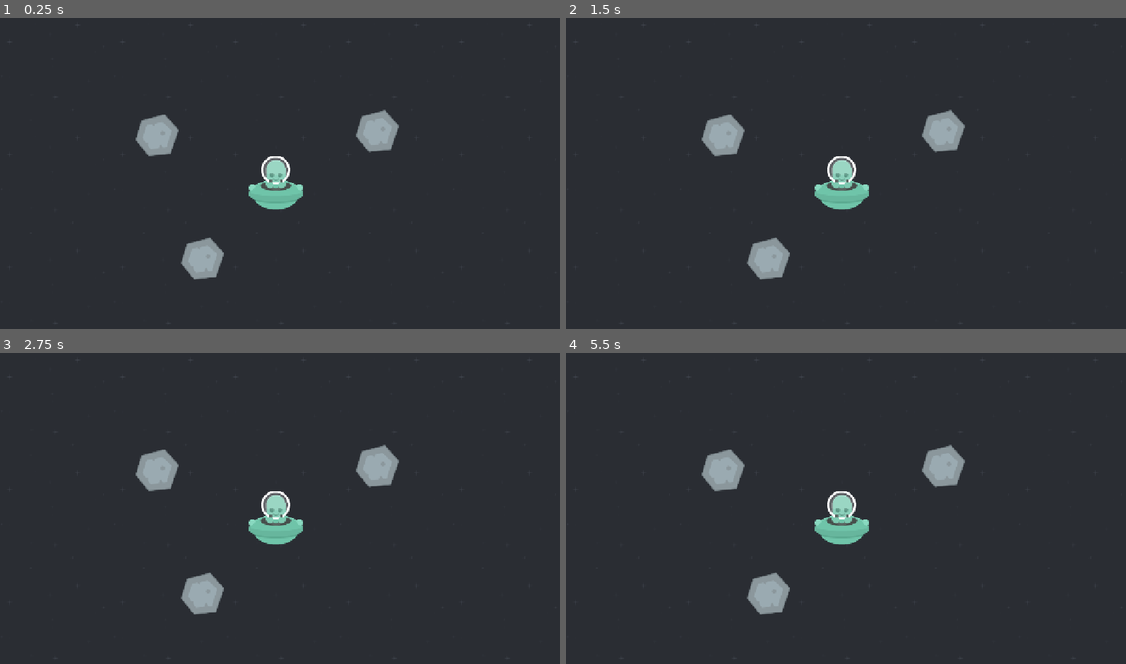
Above: before the commit, frames 1-4 (two rows, left to right).
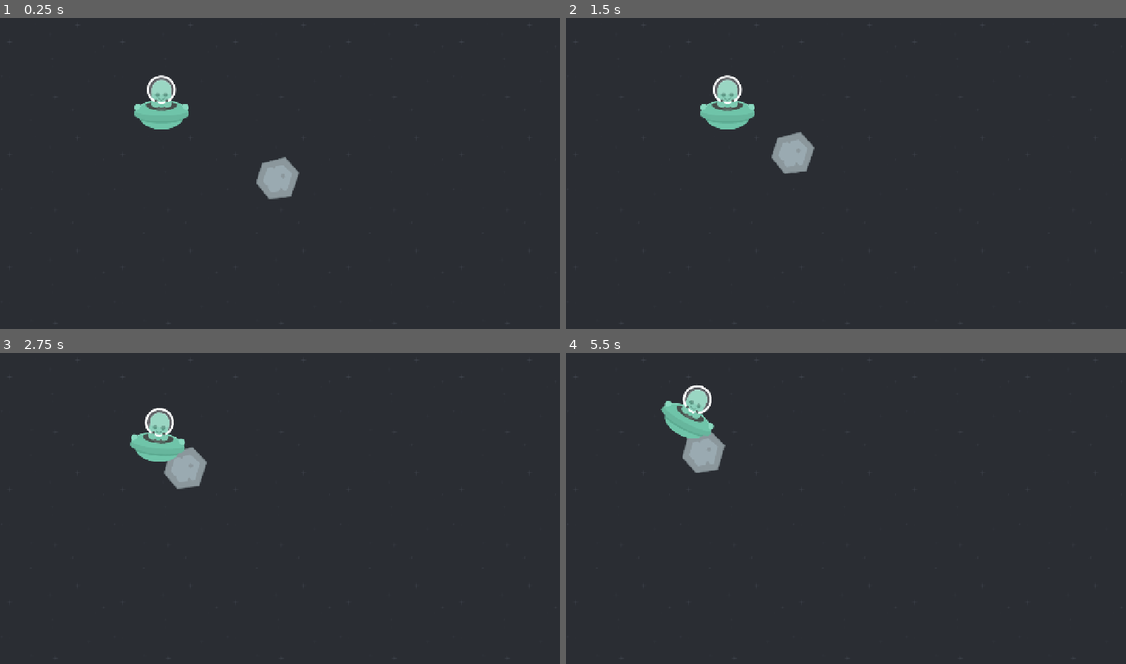
Above: after the commit, the same moments.

Repository: Tofu-Gang/asteroid-attack
Game: Godot game, scene res://scenes/game.tscn
Same seed, same stepped clock (60 frames per second), same inputs: the game is played once before the commit and once after it.
Inputs:
- Up to frame 1 (0.25 s): no input
- Up to frame 2 (1.5 s): no input
- Up to frame 3 (2.75 s): no input
- Up to frame 4 (5.5 s): no input

The runs differ from the first frame. In frame 1, 4.3% of the frame differs, in the area x 23-72%, y 18-85%; in frame 2, 5.0%; in frame 3, 4.7%; in frame 4, 4.8%.

Commit message:
28. Vector2 & apply_impulse

Diff:
--- a/scenes/game.tscn
+++ b/scenes/game.tscn
@@ -15,15 +15,9 @@
 metadata/_edit_lock_ = true
 
 [node name="Player" parent="." unique_id=336276440 instance=ExtResource("2_yqjtg")]
-position = Vector2(625, 377)
+position = Vector2(366, 195)
 
 [node name="Asteroids" type="Node2D" parent="." unique_id=1468732009]
 
 [node name="Asteroid" parent="Asteroids" unique_id=501276675 instance=ExtResource("3_lnu2h")]
-position = Vector2(356, 269)
-
-[node name="Asteroid2" parent="Asteroids" unique_id=639322660 instance=ExtResource("3_lnu2h")]
-position = Vector2(459, 549)
-
-[node name="Asteroid3" parent="Asteroids" unique_id=620460720 instance=ExtResource("3_lnu2h")]
-position = Vector2(855, 260)
+position = Vector2(652, 378)
--- a/scripts/asteroid.gd
+++ b/scripts/asteroid.gd
@@ -2,8 +2,5 @@
 
 # Called when the node enters the scene tree for the first time.
 func _ready() -> void:
-	pass # Replace with function body.
-
-# Called every frame. 'delta' is the elapsed time since the previous frame.
-func _process(delta: float) -> void:
-	pass
+	var my_vector: Vector2 = Vector2(-100.0, -50.0)
+	apply_impulse(my_vector)
--- a/scripts/player.gd
+++ b/scripts/player.gd
@@ -2,20 +2,4 @@
 
 # Called when the node enters the scene tree for the first time.
 func _ready() -> void:
-	var my_age: int = 38
-	print("my_age = ", my_age)
-	my_age += 1
-	print("Happy Birthday! my_age = ", my_age)
-	var is_daytime: bool = true
-	print("Is it daytime? ", is_daytime)
-	is_daytime = !is_daytime
-	print("How about now? ", is_daytime)
-	var name: String = "Tofu-Gang"
-	print("Who are you? ", name)
-	var my_int: int = 10 + 5
-	print("my_int = ", my_int)
-	var operand_1: int = -8
-	var operand_2: int = -10
-	print("result: ", operand_1 * operand_2)
-	print(2.0 * 3.0 / 4.0)
-	print(2.0 / 4.0 * 3.0)
+	pass
